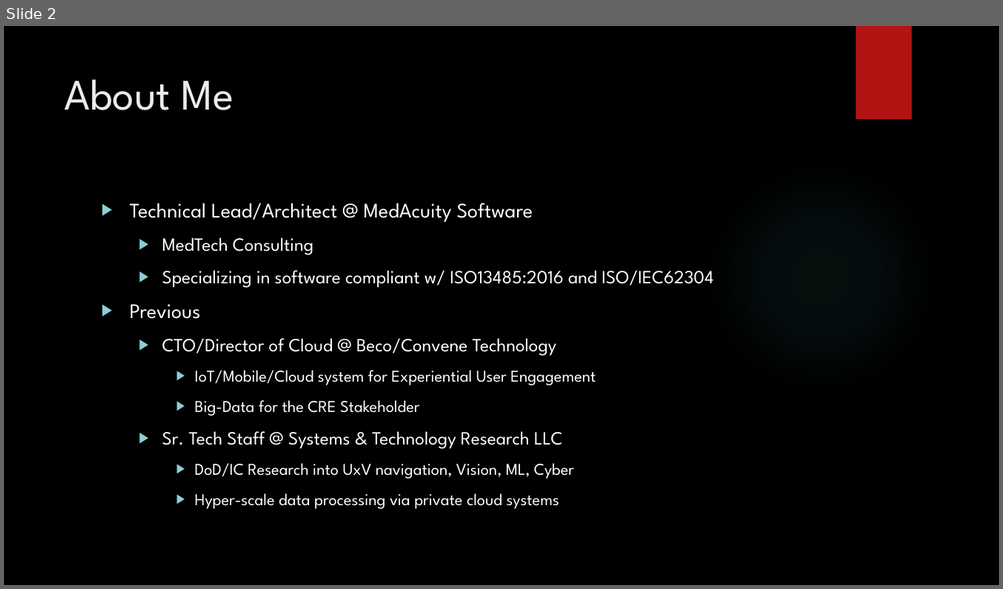
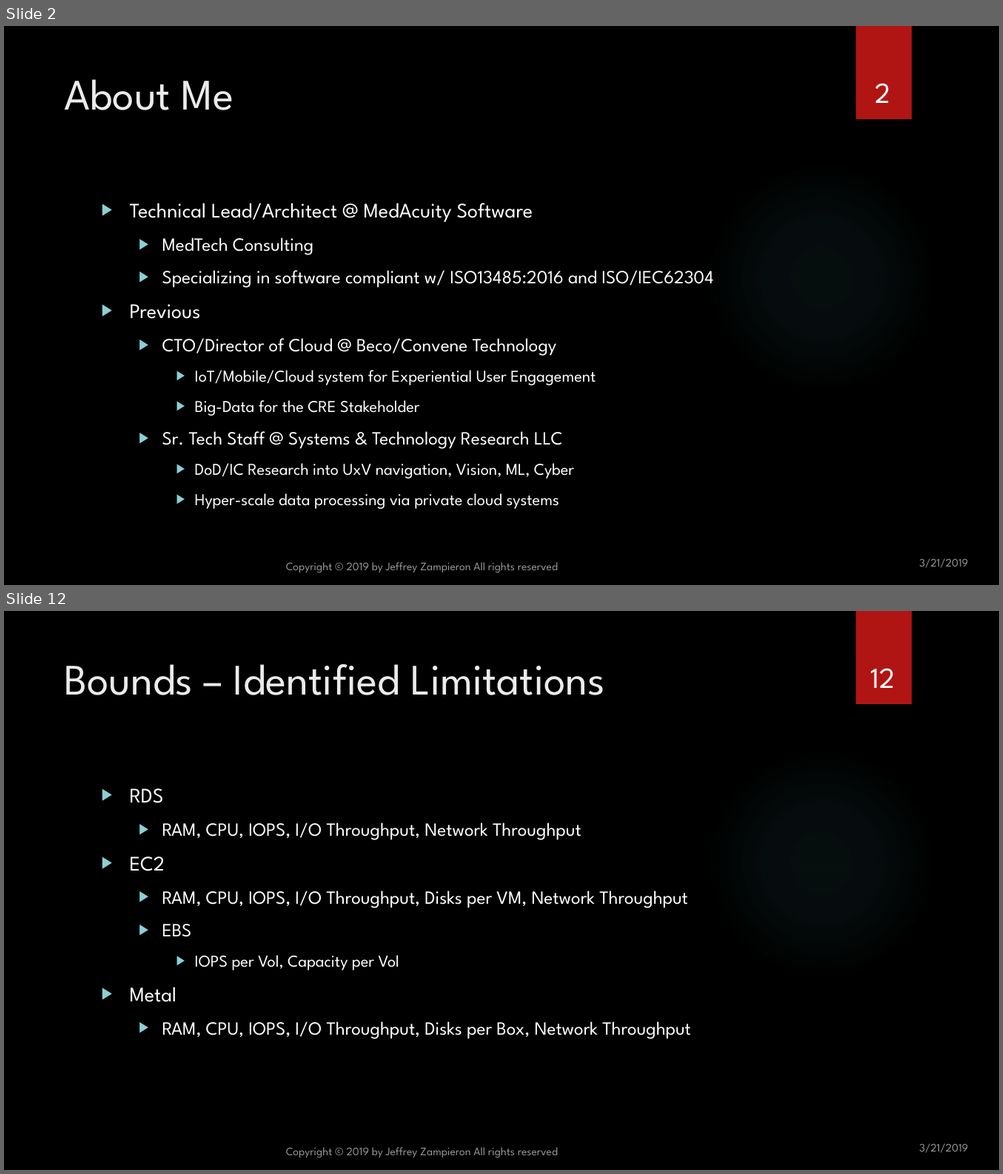
Before and after one commit to jzampieron/pgconf2019, a slide deck: presentation/JZ_PGConf2019.pptx. Shown one above the other, each under a label of ours: slide 2 before the commit, slides 2 and 12 after it; the slides between them are not shown. The pictures are 1003x589 and 1003x1174 pixels, drawn with LibreOffice and Linux fonts; fonts in the diff are those of the drawing; background and template pictures are left out. Boxes give left, top, right and bottom in pixels: in the first picture for what was removed or moved away, otherwise in the second. Text is boxed around its words. In the diff, an @@ line names an element or a change of style, - is before the commit and + after.

```diff
--- a/presentation/JZ_PGConf2019.pptx
+++ b/presentation/JZ_PGConf2019.pptx
@@ slide 12 added at (4, 611, 999, 1170), background picture (left out); not listed: 2 template elements that a slide beside it also shows @@
@@ title added at (64, 664, 605, 695), 42 pt, text #EBEBEB @@
+Bounds – Identified Limitations
@@ page number added at (871, 668, 895, 688), 28 pt, text #FFFFFF @@
+12
@@ text added at (130, 789, 691, 1039), 18 pt, text #FFFFFF @@
+▶ RDS
+  ▶ RAM, CPU, IOPS, I/O Throughput, Network Throughput
+▶ EC2
+  ▶ RAM, CPU, IOPS, I/O Throughput, Disks per VM, Network Throughput
+  ▶ EBS
+    ▶ IOPS per Vol, Capacity per Vol
+▶ Metal
+  ▶ RAM, CPU, IOPS, I/O Throughput, Disks per Box, Network Throughput
@@ text added at (286, 1147, 558, 1159), 11 pt, text #FFFFFF at 60% opacity @@
+Copyright © 2019 by Jeffrey Zampieron All rights reserved
@@ text added at (919, 1144, 967, 1153), 11 pt, text #FFFFFF at 60% opacity @@
+3/21/2019
@@ slide 2 changed as well @@
@@ page number added at (875, 83, 891, 103), 28 pt, text #FFFFFF @@
+2
@@ text added at (286, 562, 558, 574), 11 pt, text #FFFFFF at 60% opacity @@
+Copyright © 2019 by Jeffrey Zampieron All rights reserved
@@ text added at (919, 559, 967, 568), 11 pt, text #FFFFFF at 60% opacity @@
+3/21/2019
```
Also in this commit, not shown: 2 other slides changed, 17 other slides added, 1 slide removed.
